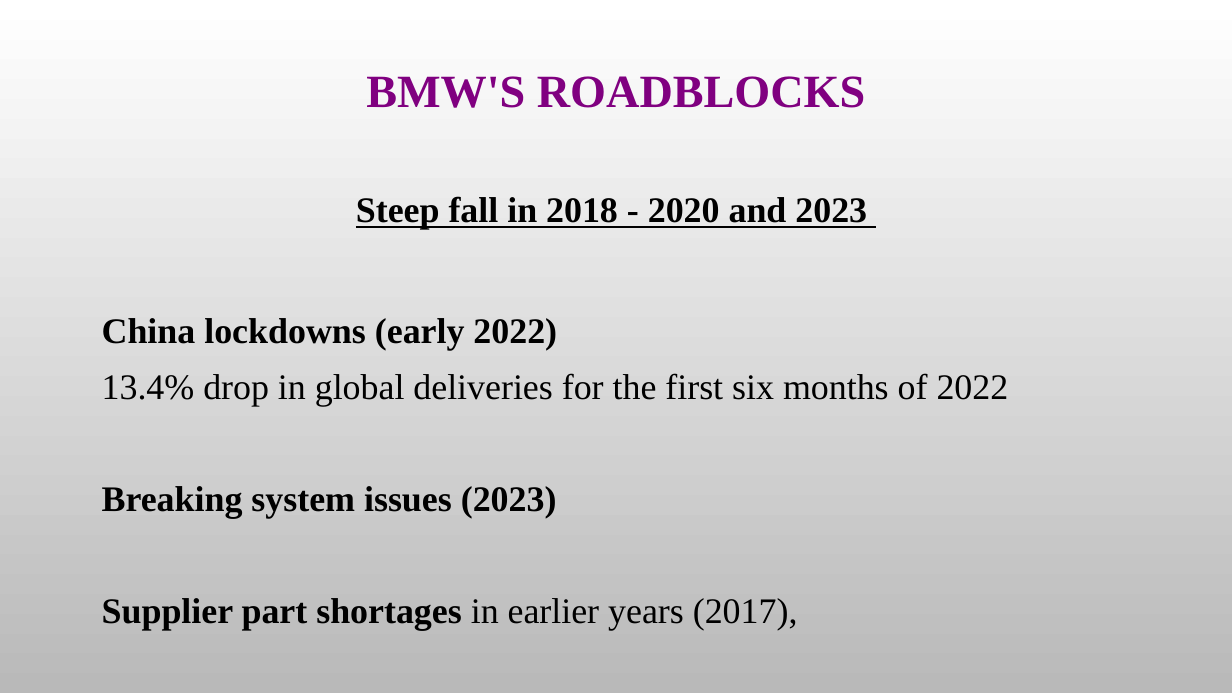
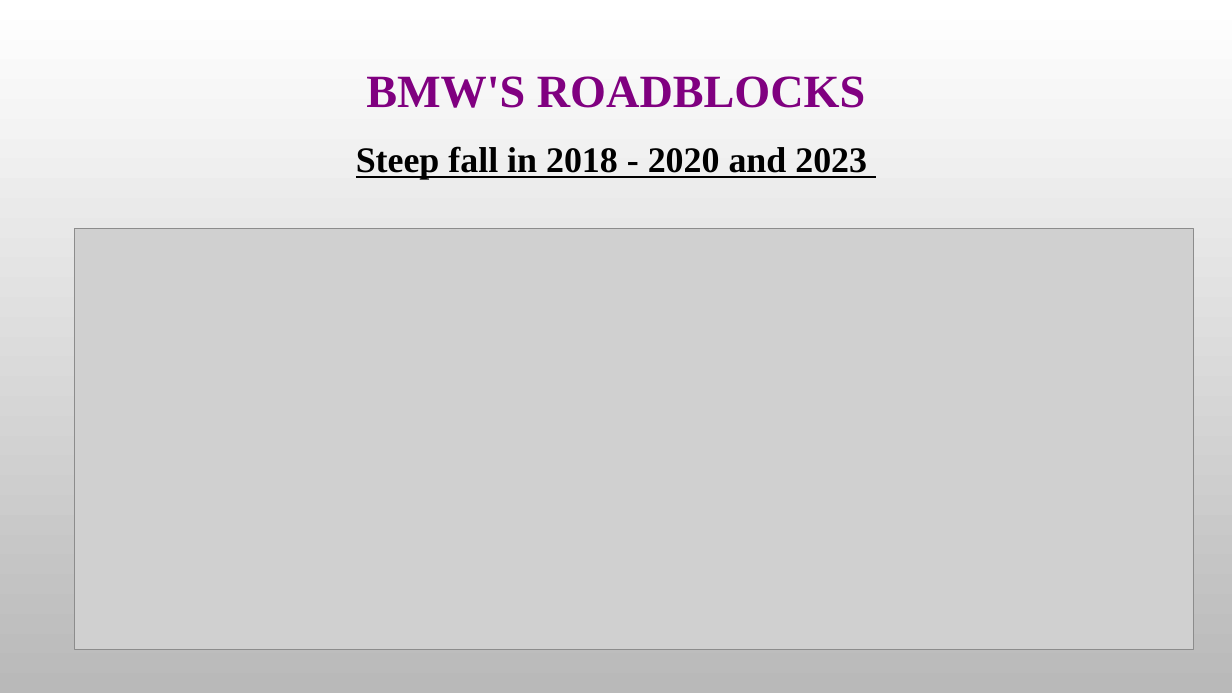
Before and after one commit to agarwabhavya30/Sales-Data-Analysis, a slide deck: slide 12 of Mrs Sivadurga story BMW.pptx (slide 9 before the commit). Drawn at 1232x693 pixels with LibreOffice and Linux fonts; fonts in the diff are those of the drawing; grey boxes stand for pictures; background and template pictures are left out. Boxes give left, top, right and bottom in pixels: in the first picture for what was removed or moved away, otherwise in the second. Text is boxed around its words. In the diff, an @@ line names an element or a change of style, - is before the commit and + after.

```diff
--- a/Mrs Sivadurga story BMW.pptx
+++ b/Mrs Sivadurga story BMW.pptx
@@ text "Steep fall in 2018 - ...": place and size @@
-text "Steep fall in 2018 - ..." at (102, 196, 1009, 630)
+text "Steep fall in 2018 - ..." at (356, 146, 867, 180)
@@ picture added at (74, 229, 1194, 651) @@
@@ text at (102, 318, 1009, 630): paragraphs removed @@
-China lockdowns (early 2022)
-13.4% drop in global deliveries for the first six months of 2022
-Breaking system issues (2023)
-Supplier part shortages in earlier years (2017),
```
Also in this commit, not shown: 3 other slides changed, 11 slides added, 1 slide removed.
